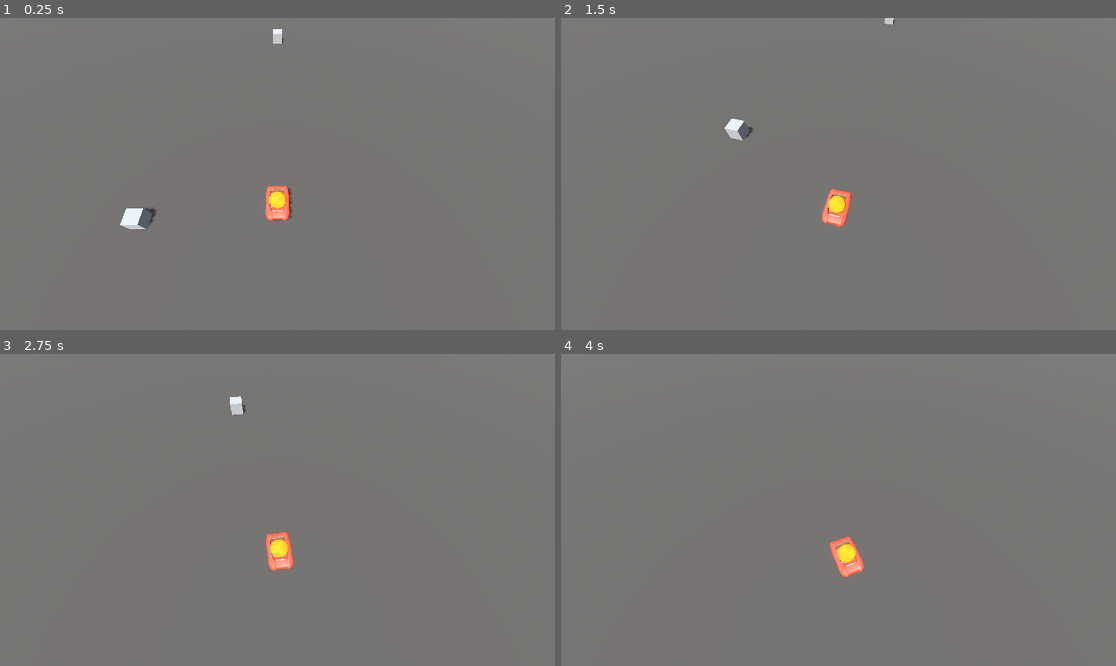
Above: before the commit, frames 1-4 (two rows, left to right).
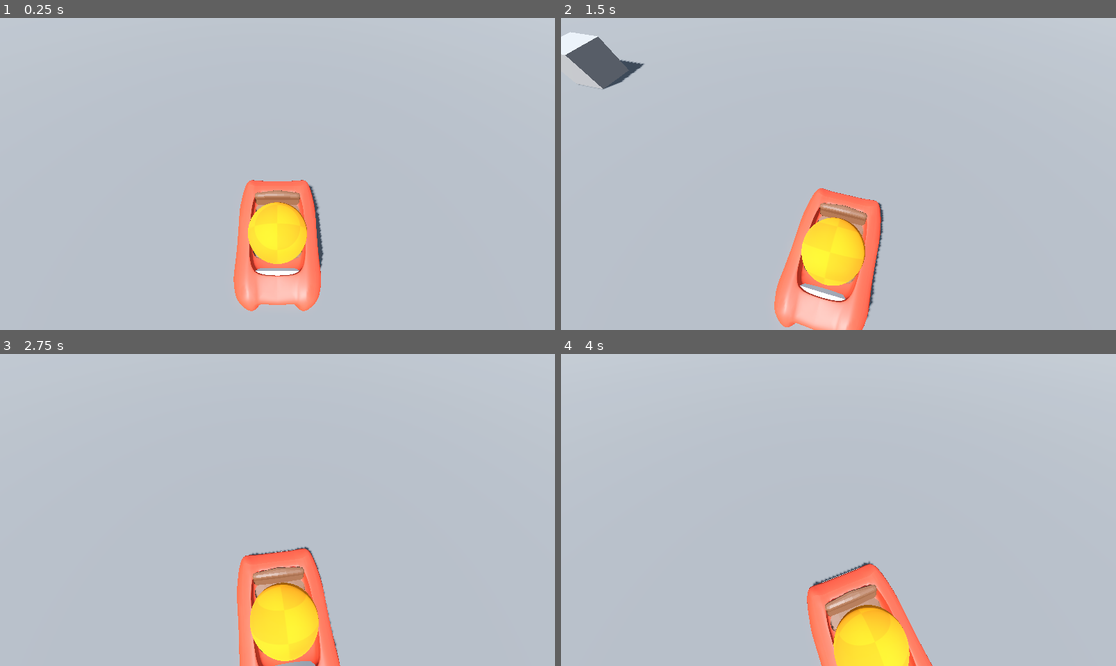
Above: after the commit, the same moments.

Repository: andyman/laughtrack
Game: Godot game, scene res://scenes/main_scene_with_track_using_path3d.tscn
Two runs of this game, one before a commit and one after it. Both use one fixed random seed, a clock stepped at 60 frames per second and the inputs below.
Inputs (mouse positions are in pixels of both pictures, inside the frame that each line leads up to):
- Up to frame 1 (0.25 s): no input
- Up to frame 2 (1.5 s): move the mouse to (866, 174) at 0.52 s; hold W (accelerate) from 0.53 s (still down); move the mouse to (810, 174) at 1.27 s
- Up to frame 3 (2.75 s): keep holding W (accelerate); move the mouse to (288, 503) at 2.02 s
- Up to frame 4 (4 s): keep holding W (accelerate); move the mouse to (832, 516) at 2.77 s; move the mouse to (877, 513) at 3.52 s

The runs differ from the first frame. In frame 1, 100% of the frame differs, in the area x 0-100%, y 0-100%; in frame 2, 100%; in frame 3, 100%; in frame 4, 100%.

Commit message:
Tuning

Diff:
--- a/prefabs/follow_cam.tscn
+++ b/prefabs/follow_cam.tscn
@@ -1,13 +1,11 @@
-[gd_scene load_steps=2 format=3 uid="uid://dd3dd5vku0ubt"]
+[gd_scene load_steps=2 format=3 uid="uid://c8qsfheaqenhd"]
 
 [ext_resource type="Script" path="res://scripts/follow_cam.gd" id="1_lrdqe"]
 
-[node name="FollowCam" type="Node3D" node_paths=PackedStringArray("target", "look_target")]
+[node name="FollowCam" type="Node3D"]
 script = ExtResource("1_lrdqe")
-target = NodePath("")
-look_target = NodePath("")
 follow_smoothing_lerp = Vector3(20, 5, 20)
 
 [node name="Camera3D" type="Camera3D" parent="."]
-transform = Transform3D(-1, 5.32907e-15, 8.74228e-08, 4.36757e-08, 0.866261, 0.499592, -7.57309e-08, 0.499592, -0.866261, 0, 14.3502, -19)
+transform = Transform3D(-1, 5.32907e-15, 8.74227e-08, 4.36757e-08, 0.866261, 0.499592, -7.57309e-08, 0.499592, -0.866261, 0.000595093, 5, -4.91456)
 far = 1000.0
--- a/prefabs/sphere_car.gd
+++ b/prefabs/sphere_car.gd
@@ -1,12 +1,12 @@
 # From https://kidscancode.org/godot_recipes/4.x/3d/3d_sphere_car/
 extends RigidBody3D
 
-var sphere_offset = Vector3.DOWN*0.638
+var sphere_offset = Vector3.DOWN*(.35)
 var acceleration = 35.0
 var steering = 19.0
 var turn_speed = 4.0
 var turn_stop_limit = 0.75
-var body_tilt = 35
+var body_tilt = 170
 
 var speed_input = 0
 var turn_input = 0
--- a/scenes/main_scene_with_track_using_path3d.tscn
+++ b/scenes/main_scene_with_track_using_path3d.tscn
@@ -26,7 +26,6 @@
 size = Vector3(1000, 10, 1000)
 
 [sub_resource type="StandardMaterial3D" id="StandardMaterial3D_keyrr"]
-transparency = 1
 albedo_color = Color(0.392157, 0.392157, 0.392157, 0.427451)
 
 [node name="main_scene" type="Node3D"]
Not shown: 1 places in scenes/main_scene.tscn that only renumber resources
Not shown: 1 places in scenes/main_scene_with_track_using_path3d.tscn that only renumber resources
